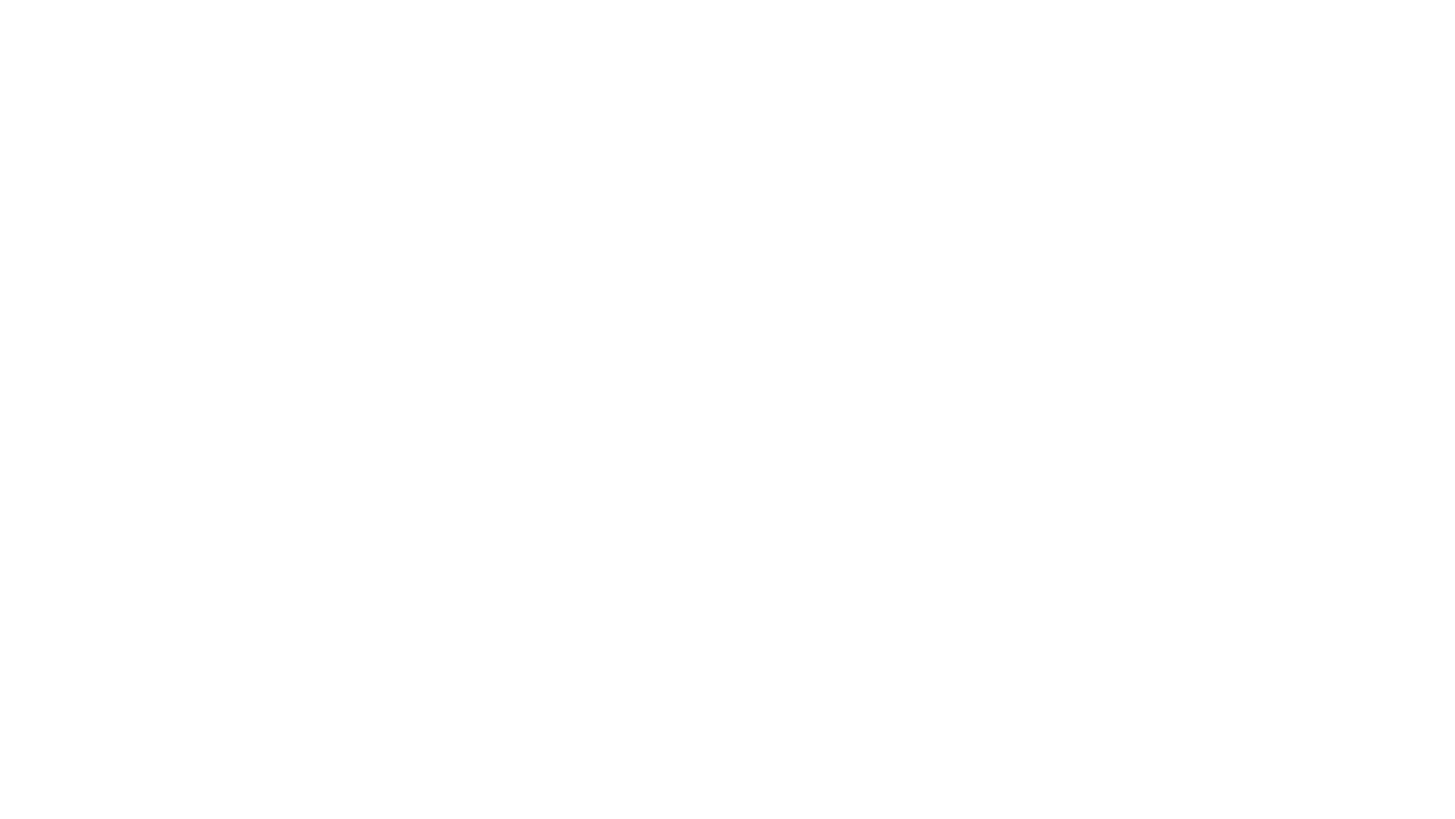
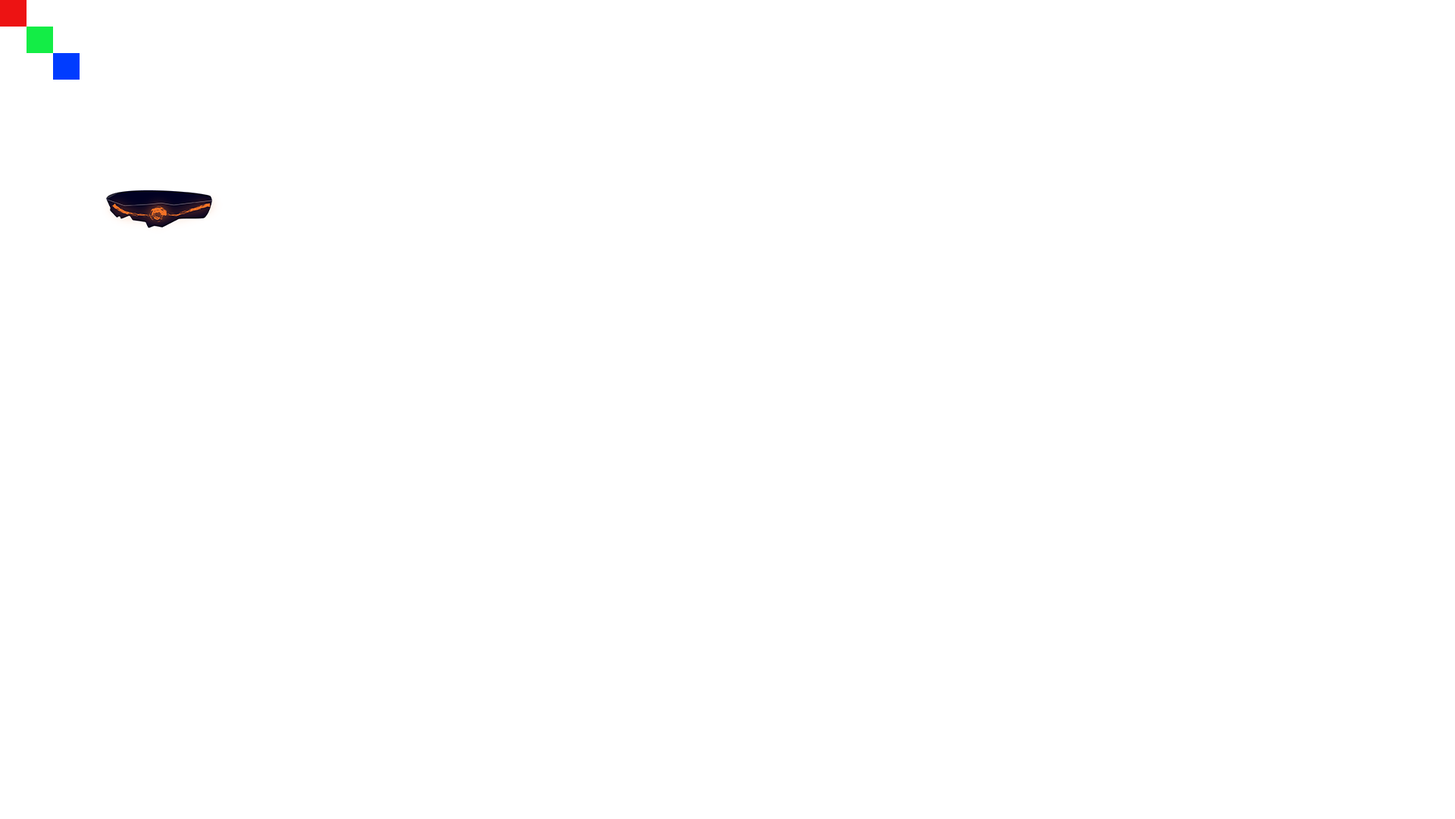
The second 1455px x 819px image is a revision of the first. Changes to its layers:
added layer "Repère" above "Platform" over [0, 0, 80, 80]
painted on "Platform" over [103, 189, 220, 232]
